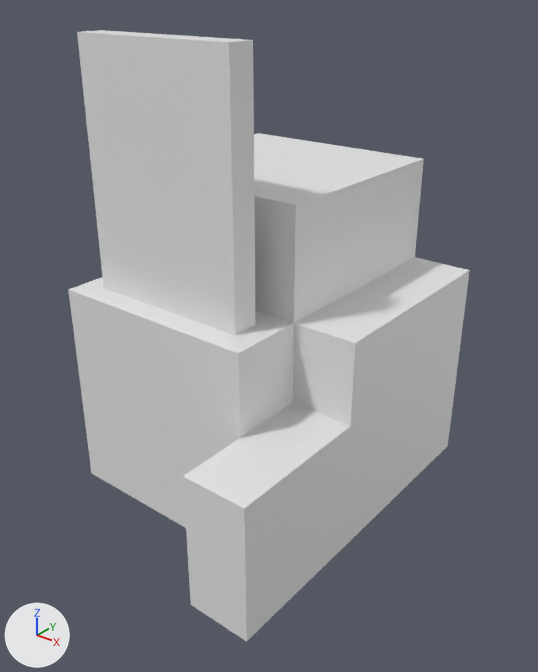
What one commit did to the glTF model models/untitled.gltf.
Before and after are seen from a 50 mm lens placed at (4.26, -5.39, 3.53), pointed at (0.53, -0.73, 0.64). Arrows for +X, +Y and +Z are at lower left; the lights stay in place.
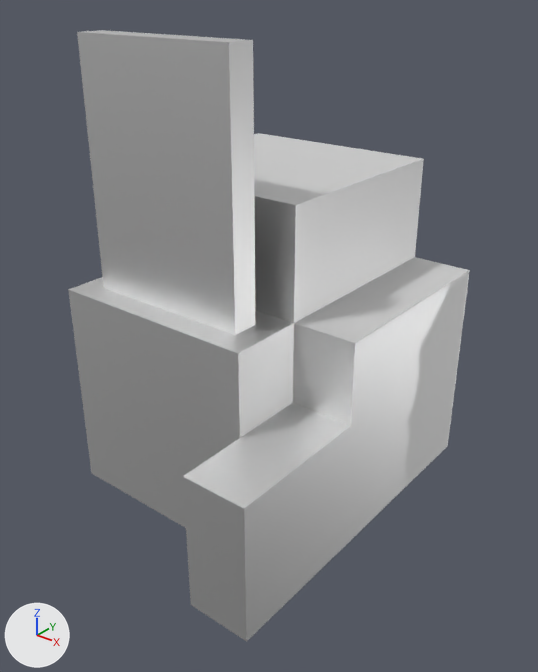
Commit message: updated cubes

The change, as a diff of the scene's bpy script:
```diff
--- a/models/untitled.gltf.py
+++ b/models/untitled.gltf.py
@@ img_material @@
+img_material = load_image('Material', '_unpacked/Material', 1024, 1024, 'Non-Color')
@@ mat_material_002 @@
+mat_material_002 = bpy.data.materials.new('Material.002')
+# uses the picture img_material
@@ me_cube_002 @@
 me_cube_002.from_pydata(...)  # 35 vertices, 77 faces; spans x -1.0..1.58, y -2.32..1.0, z -1.0..3.13
+me_cube_002.materials.append(mat_material_002)
```

Pixel boxes (x1, y1, x2, y2) of what changed, in the pictures (538 x 672 px):
'Cube', recoloured: (68, 30, 470, 642) in both
